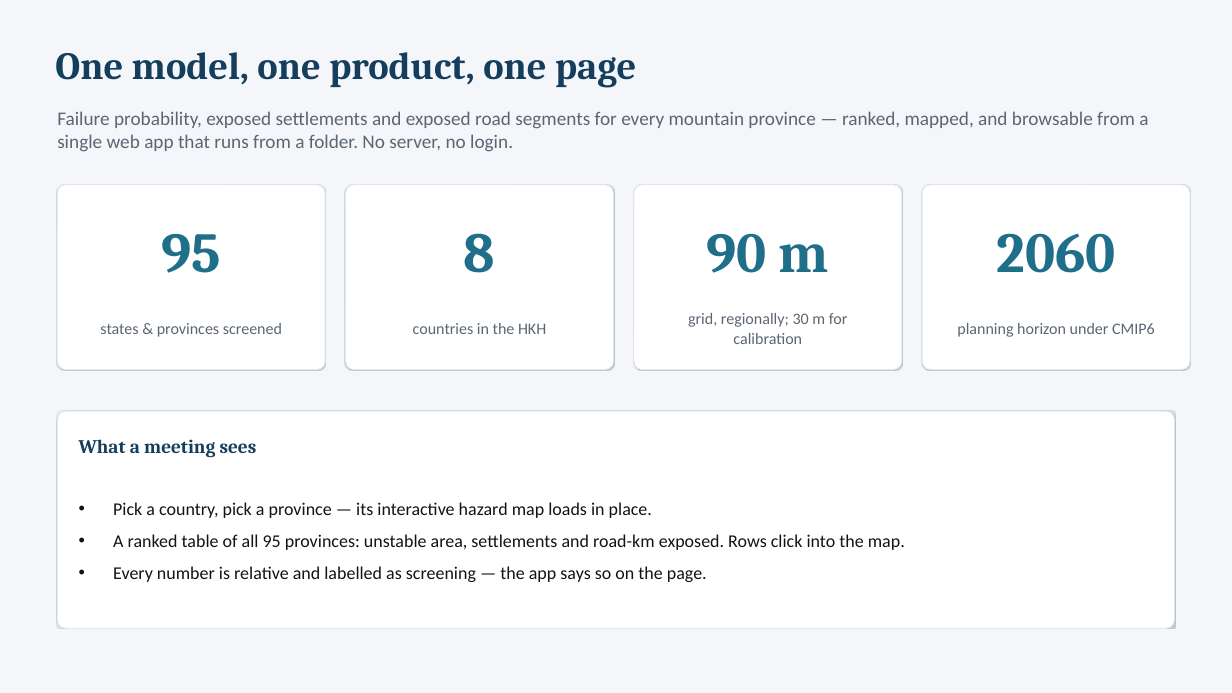
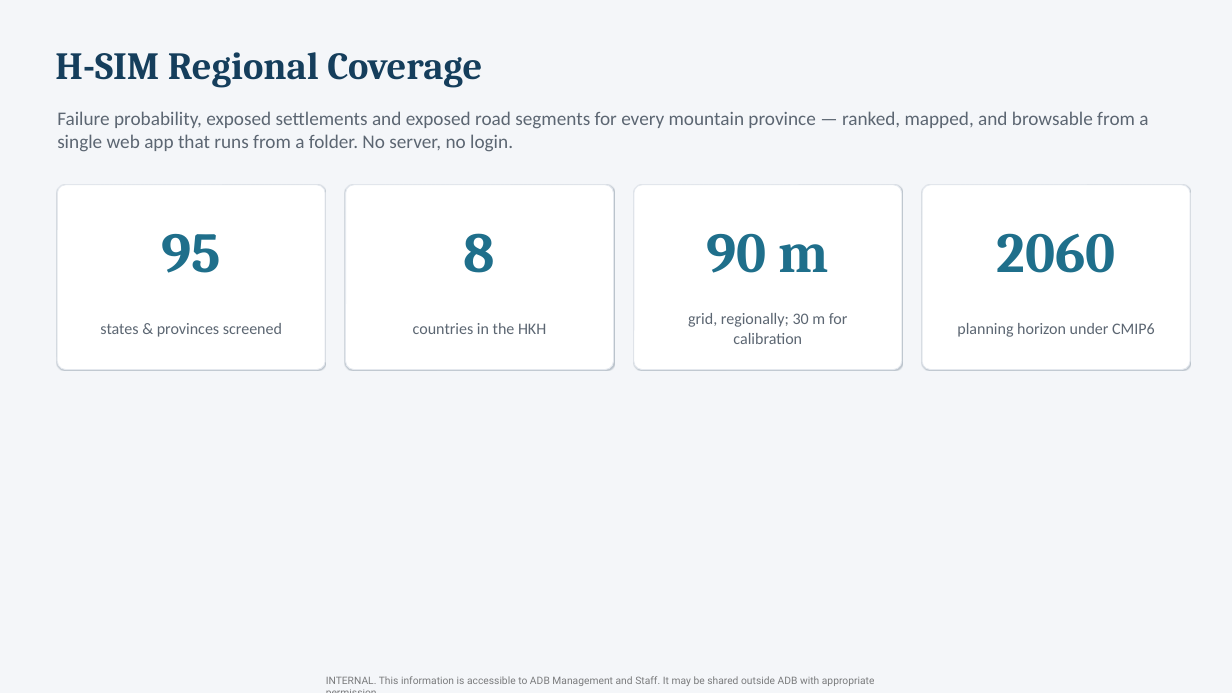
Before and after one commit to ntwarakavi/Himalayas_LandslideRisk, a slide deck: slide 2 of docs/H-SIM_overview.pptx. Drawn at 1232x693 pixels with LibreOffice and Linux fonts; fonts in the diff are those of the drawing. Boxes give left, top, right and bottom in pixels: in the first picture for what was removed or moved away, otherwise in the second. Text is boxed around its words. In the diff, an @@ line names an element or a change of style, - is before the commit and + after.

```diff
--- a/docs/H-SIM_overview.pptx
+++ b/docs/H-SIM_overview.pptx
@@ text at box(55, 52, 482, 88): text changed @@
-One model, one product, one page
+H-SIM Regional Coverage
@@ rounded rectangle removed at box(57, 411, 1175, 628) @@
@@ text removed at box(79, 439, 257, 458) @@
-What a meeting sees
@@ text removed at box(113, 502, 905, 582) @@
-• Pick a country, pick a province — its interactive hazard map loads in place.
-• A ranked table of all 95 provinces: unstable area, settlements and road-km exposed. Rows click into the map.
-• Every number is relative and labelled as screening — the app says so on the page.
@@ text added at box(326, 676, 875, 686), 8 pt, text #000000 at 50% opacity @@
+INTERNAL. This information is accessible to ADB Management and Staff. It may be shared outside ADB with appropriate permission.
```
Also in this commit, not shown: 11 other slides changed.
